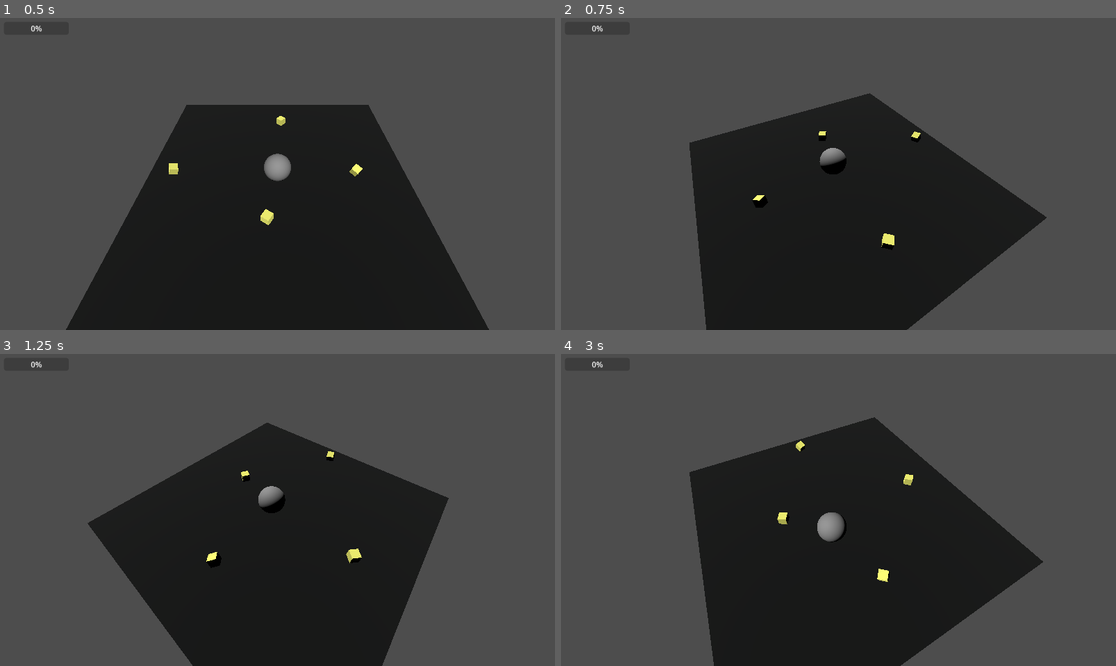
Above: before the commit, frames 1-4 (two rows, left to right).
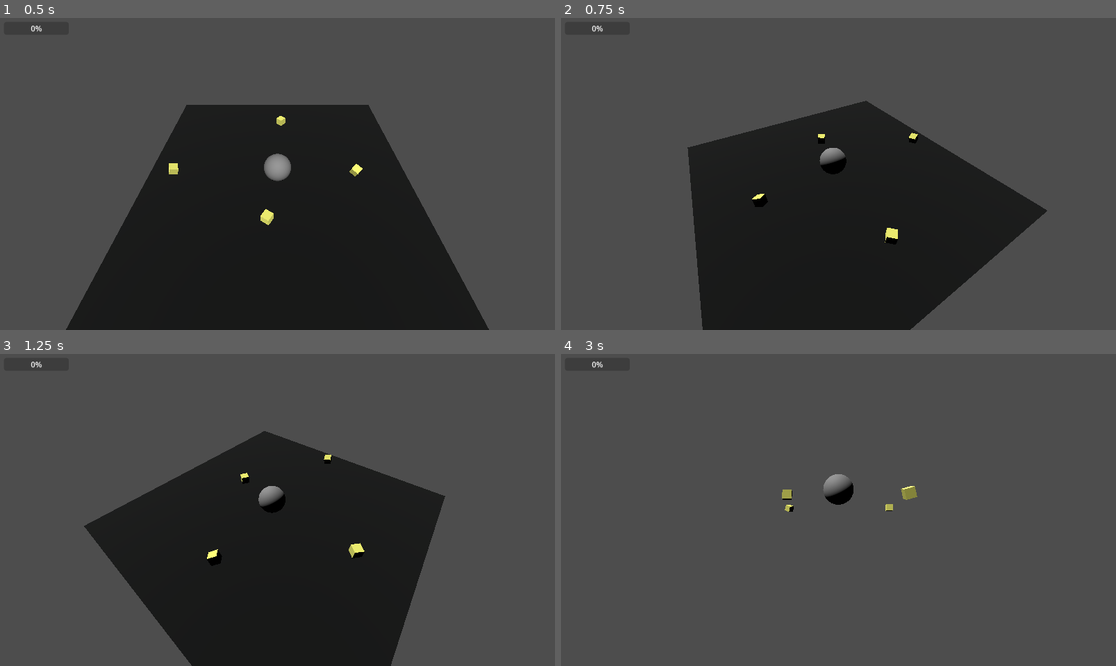
Above: after the commit, the same moments.

Repository: motionnblur/3d-prototype-godot
Game: Godot game, scene res://scenes/node_3d.tscn
Same seed, same stepped clock (60 frames per second), same inputs: the game is played once before the commit and once after it. The project has no main scene, so this scene is started directly.
Inputs (mouse positions are in pixels of both pictures, inside the frame that each line leads up to):
- Up to frame 1 (0.5 s): no input
- Up to frame 2 (0.75 s): move the mouse to (960, 158) at 0.52 s; hold Right mouse button (Right_Click) from 0.53 s (still down)
- Up to frame 3 (1.25 s): keep holding Right mouse button (Right_Click)
- Up to frame 4 (3 s): move the mouse to (727, 525) at 1.27 s; release Right mouse button (Right_Click) at 1.28 s; right-click (727, 525) at 1.35 s; move the mouse to (894, 441) at 2.02 s; hold Right mouse button (Right_Click) 2.03-2.78 s; move the mouse to (810, 572) at 2.77 s; right-click (810, 572) at 2.85 s

Frame 1 is identical in both runs. In frame 2, 1.8% of the frame differs, in the area x 22-88%, y 24-100%; in frame 3, 1.8%; in frame 4, 35%, in the area x 23-87%, y 20-100%.

Commit message:
Clamp works

Diff:
--- a/scripts/cam_pivot.gd
+++ b/scripts/cam_pivot.gd
@@ -18,4 +18,6 @@
 	rotate_x(-deltaMouse.y*delta*0.2)
 	rotate_y(-deltaMouse.x*delta*0.2)
 
+	global_rotation.x = clamp(global_rotation.x, 0, 0.6)
+
 	print(global_rotation)
